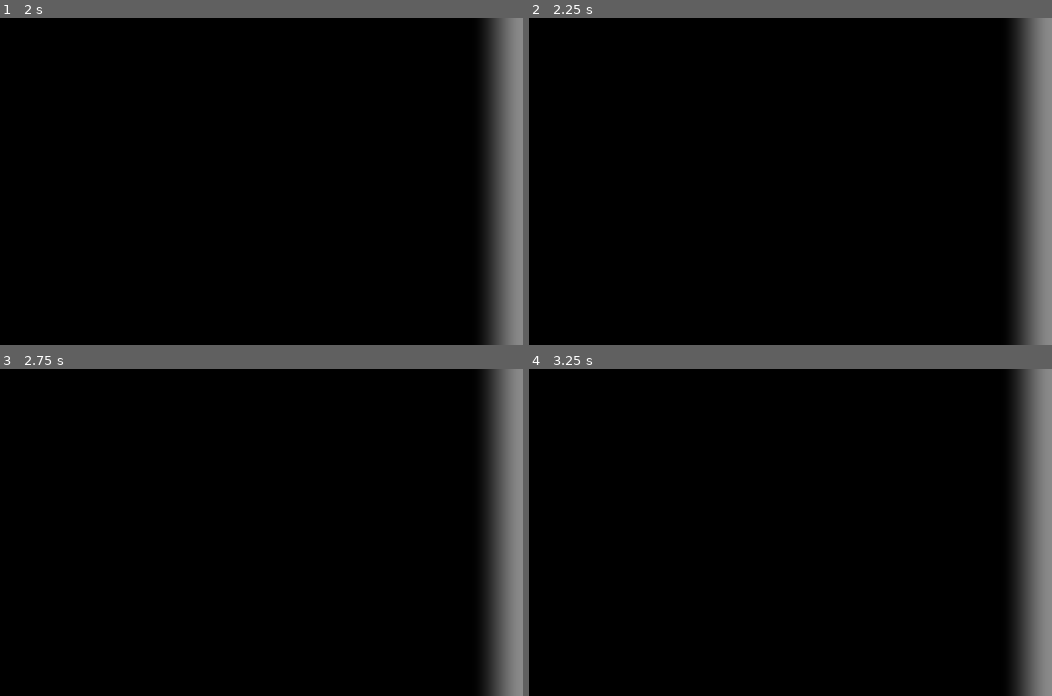
Above: before the commit, frames 1-4 (two rows, left to right).
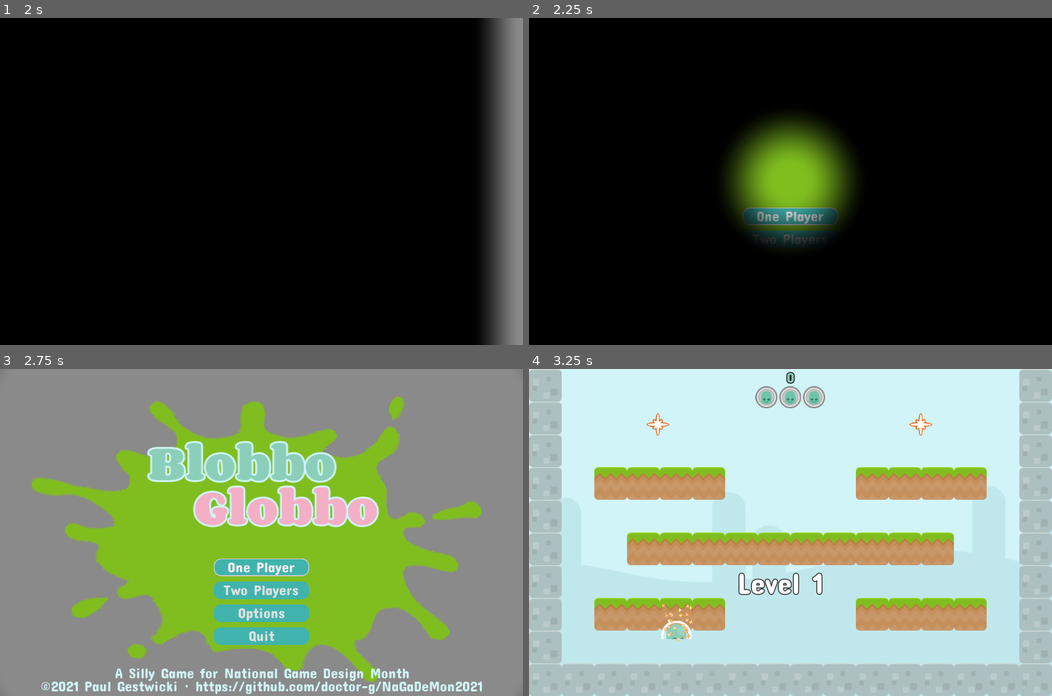
Above: after the commit, the same moments.

Repository: doctor-g/AltNaGaDeMon2021
Game: Godot game, scene res://Screens/Splash/SplashScreen.tscn
Two runs of this game, one before a commit and one after it. Both use one fixed random seed, a clock stepped at 60 frames per second and the inputs below. This scene is started directly instead of the project's main scene.
Inputs (mouse positions are in pixels of both pictures, inside the frame that each line leads up to):
- Up to frame 1 (2 s): tap Enter at 1.25 s
- Up to frame 2 (2.25 s): no input
- Up to frame 3 (2.75 s): no input
- Up to frame 4 (3.25 s): click (790, 568) at 2.75 s, where only the run after the commit has a clickable "One Player"

Frame 1 is identical in both runs. In frame 2, 15% of the frame differs, in the area x 37-100%, y 0-100%; in frame 3, 97%; in frame 4, 100%, in the area x 0-100%, y 0-100%.

Commit message:
Fix mainmenu path

Diff:
--- a/project/Screens/Splash/SplashScreen.gd
+++ b/project/Screens/Splash/SplashScreen.gd
@@ -2,4 +2,4 @@
 
 func _on_AnimationPlayer_animation_finished(_anim_name):
 	# warning-ignore:return_value_discarded
-	get_tree().change_scene("res://Screens/MainMenu.tscn")
+	get_tree().change_scene("res://Screens/MainMenu/MainMenu.tscn")
--- a/project/World/World.gd
+++ b/project/World/World.gd
@@ -115,7 +115,7 @@
 	# manipulation.
 	var root := get_tree().get_root()
 	root.remove_child(self)
-	root.add_child(load("res://Screens/MainMenu.tscn").instance())
+	root.add_child(load("res://Screens/MainMenu/MainMenu.tscn").instance())
 
 
 # This should be called when the level transition is complete, so then
